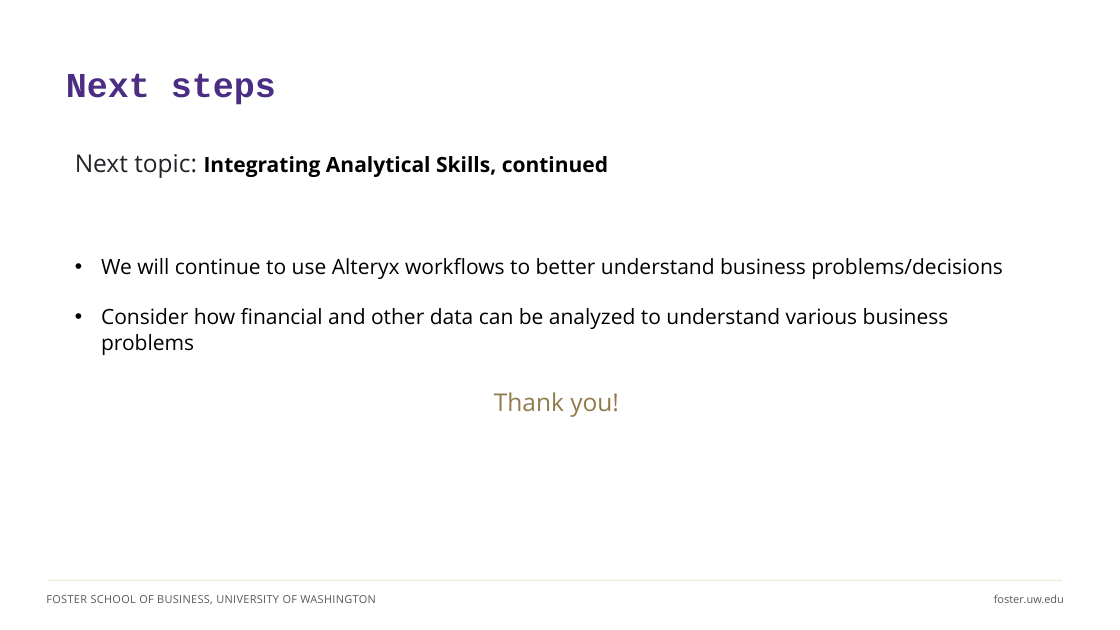
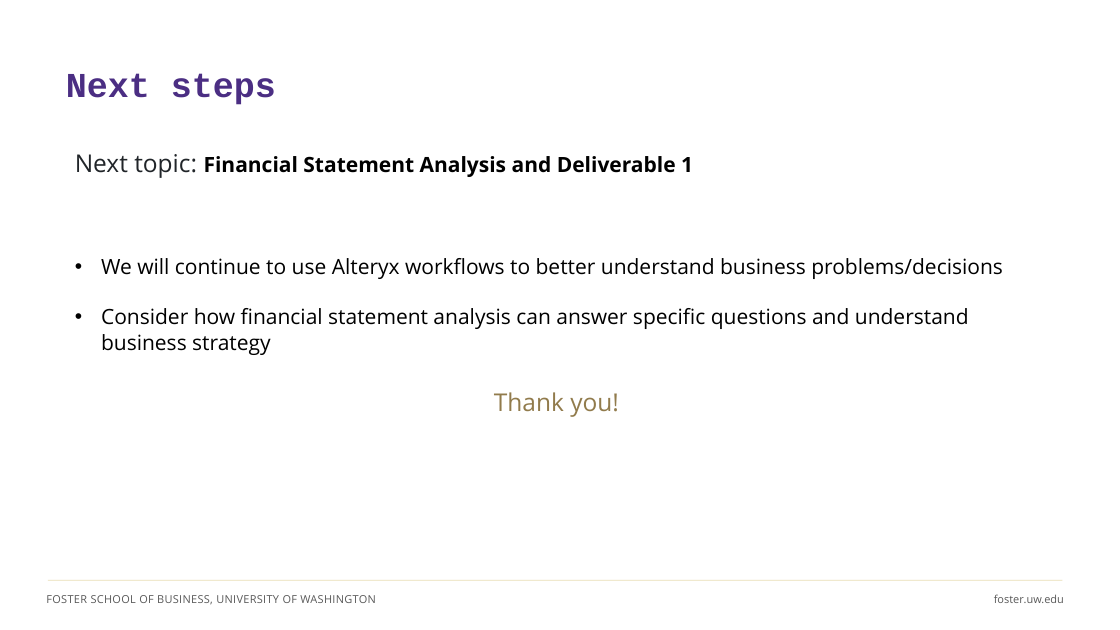
Before and after one commit to ashercurtis/slides.io, a slide deck: slide 14 of ACCTG320/ACCTG320Class11_2026.pptx (slide 21 before the commit). Drawn at 1120x630 pixels with LibreOffice and Linux fonts; fonts in the diff are those of the drawing. Boxes give left, top, right and bottom in pixels: in the first picture for what was removed or moved away, otherwise in the second. Text is boxed around its words. In the diff, an @@ line names an element or a change of style, - is before the commit and + after.

```diff
--- a/ACCTG320/ACCTG320Class11_2026.pptx
+++ b/ACCTG320/ACCTG320Class11_2026.pptx
@@ text at (75,154,693,178): text changed @@
-Next topic: Integrating Analytical Skills, continued
+Next topic: Financial Statement Analysis and Deliverable 1
@@ text at (101,308,969,355): text changed @@
-• Consider how financial and other data can be analyzed to understand various business problems
+• Consider how financial statement analysis can answer specific questions and understand business strategy
```
Also in this commit, not shown: 6 other slides changed, 3 slides added, 10 slides removed, 1 other file.
